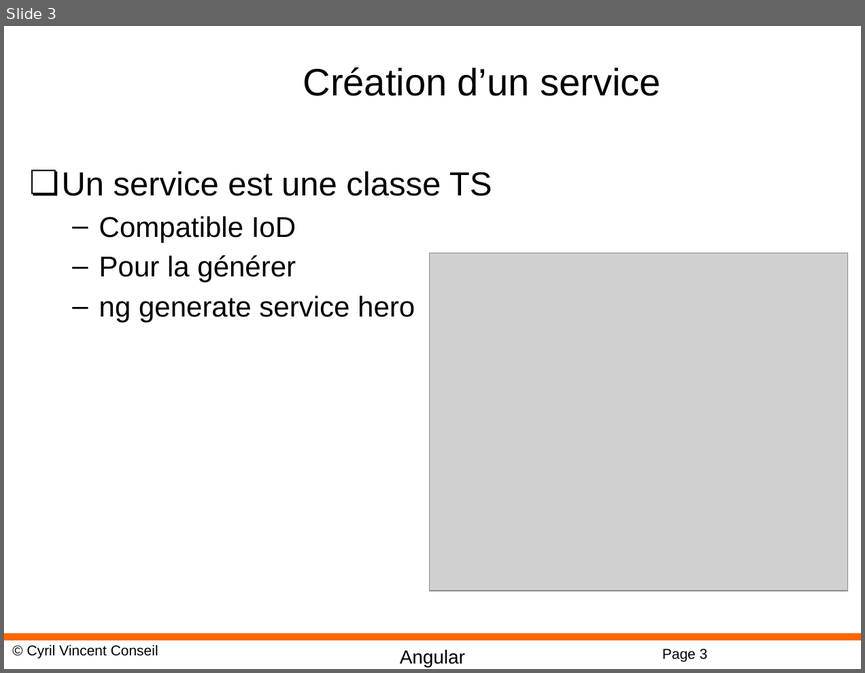
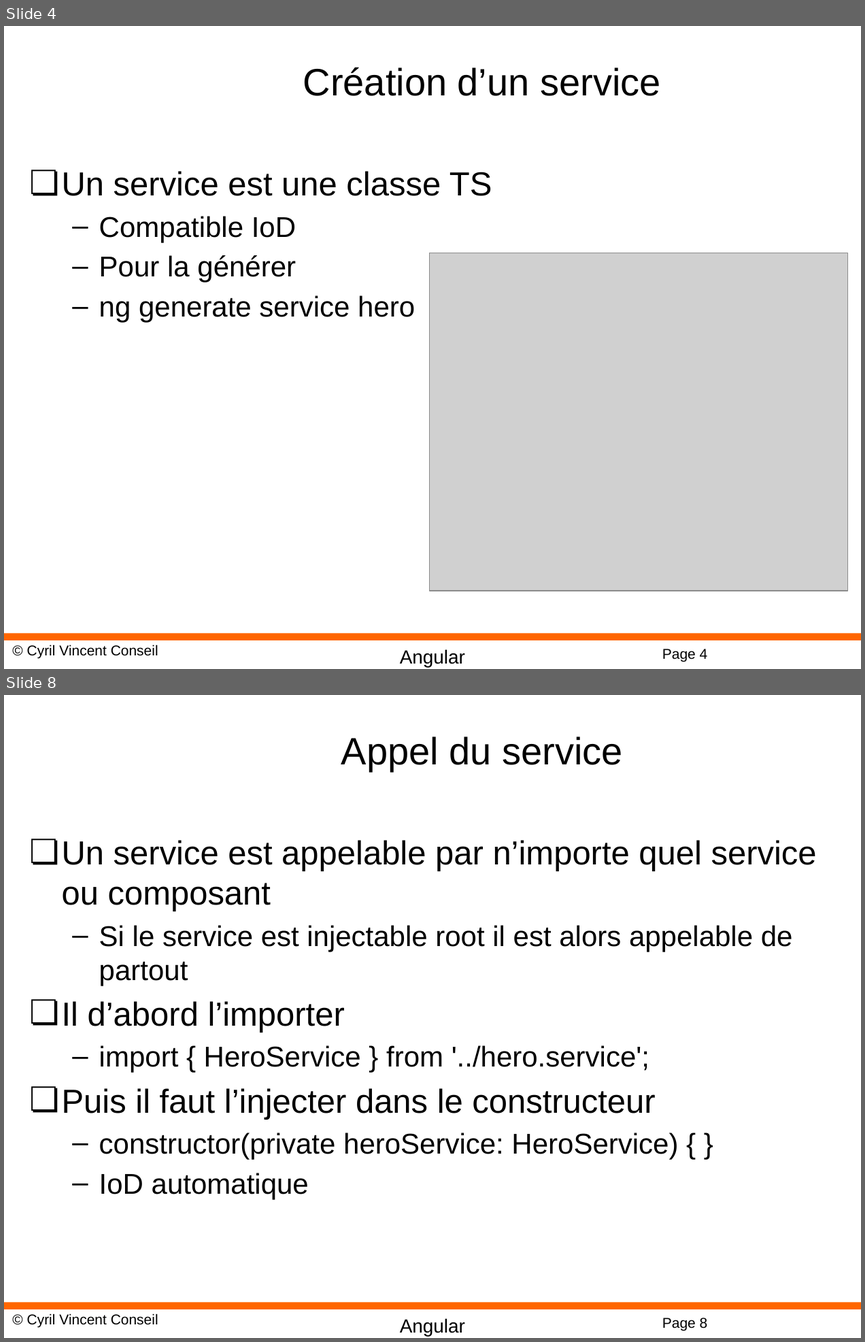
Before and after one commit to cyrilvincent/POE, a slide deck: ppt/angular/Angular12-Services.pptx. Shown one above the other, each under a label of ours: slide 3 before the commit, slides 4 and 8 after it; the slides between them are not shown. The pictures are 865x673 and 865x1342 pixels, drawn with LibreOffice and Linux fonts; fonts in the diff are those of the drawing; grey boxes stand for pictures; background and template pictures are left out. Boxes give left, top, right and bottom in pixels: in the first picture for what was removed or moved away, otherwise in the second. Text is boxed around its words. In the diff, an @@ line names an element or a change of style, - is before the commit and + after.

```diff
--- a/ppt/angular/Angular12-Services.pptx
+++ b/ppt/angular/Angular12-Services.pptx
@@ slide 8 added at <box>4,695,861,1338</box>, background #FFFFFF; not listed: 4 template elements that a slide beside it also shows @@
@@ title added at <box>341,736,622,772</box>, 32 pt, text #000000 @@
+Appel du service
@@ text added at <box>62,840,817,1199</box>, 24 pt, text #000000 @@
+❏ Un service est appelable par n’importe quel service ou composant
+  – Si le service est injectable root il est alors appelable de partout
+❏ Il d’abord l’importer
+  – import { HeroService } from '../hero.service';
+❏ Puis il faut l’injecter dans le constructeur
+  – constructor(private heroService: HeroService) { }
+  – IoD automatique
@@ what was slide 3 is now slide 4 @@
@@ page number at <box>662,648,708,661</box>: text changed @@
-Page 3
+Page 4
```
Also in this commit, not shown: 1 slide changed, 7 other slides added, 7 other files.
